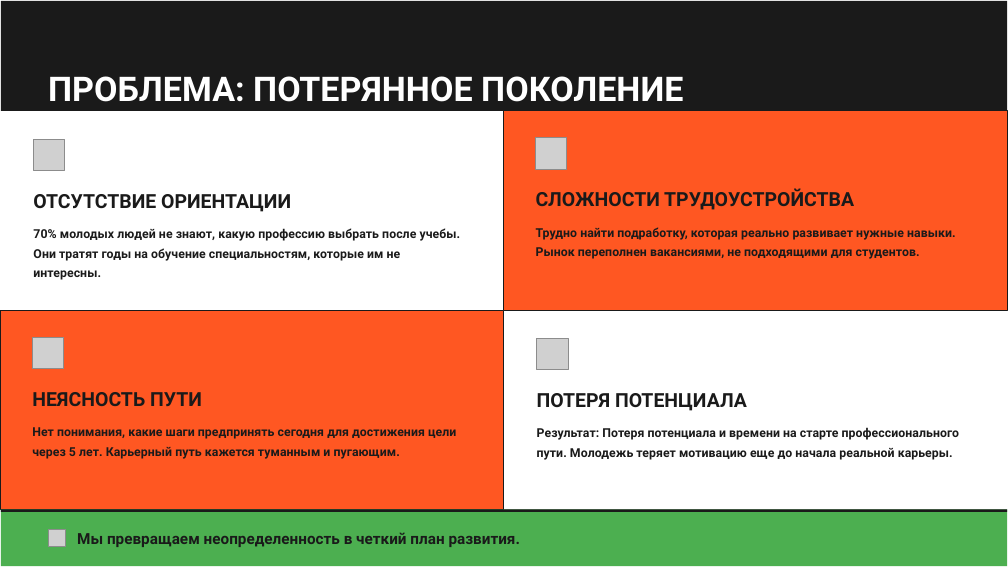
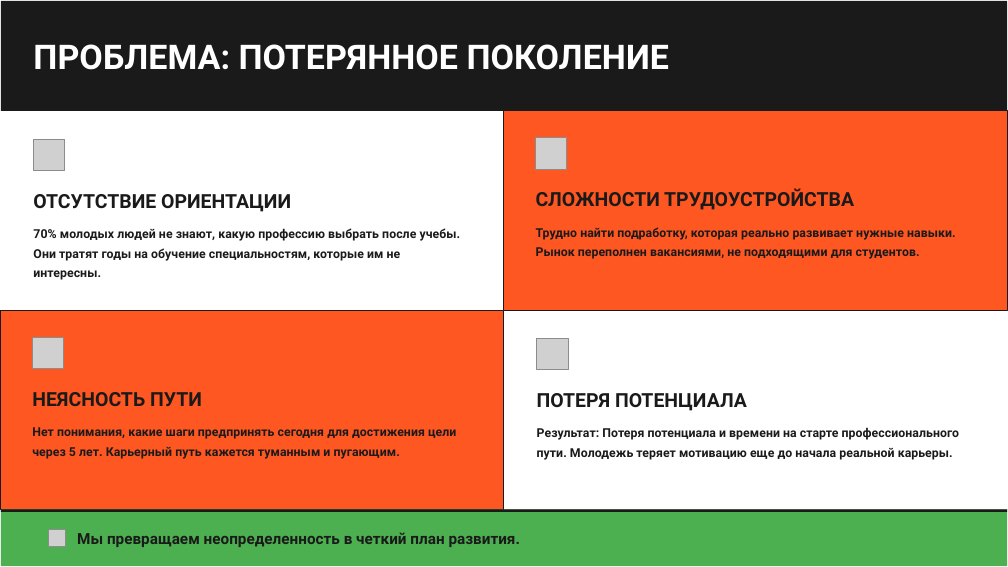
Before and after one commit to Healthy06/MyCareerStart, a slide deck: slide 2 of VIDEO_AND_PRESENTATION_HERE/ПРЕЗЕНТАЦИЯ.pptx. Drawn at 1008x567 pixels with LibreOffice and Linux fonts; fonts in the diff are those of the drawing; grey boxes stand for pictures; background and template pictures are left out. Boxes give left, top, right and bottom in pixels: in the first picture for what was removed or moved away, otherwise in the second. Text is boxed around its words. In the diff, an @@ line names an element or a change of style, - is before the commit and + after.

```diff
--- a/VIDEO_AND_PRESENTATION_HERE/ПРЕЗЕНТАЦИЯ.pptx
+++ b/VIDEO_AND_PRESENTATION_HERE/ПРЕЗЕНТАЦИЯ.pptx
@@ text "ПРОБЛЕМА: ПОТЕРЯННОЕ ПОКОЛЕНИЕ": place and size @@
-text "ПРОБЛЕМА: ПОТЕРЯННОЕ ПОКОЛЕНИЕ" at [48,76,683,102]
+text "ПРОБЛЕМА: ПОТЕРЯННОЕ ПОКОЛЕНИЕ" at [33,44,669,70]
```
Also in this commit, not shown: 2 other slides changed.
